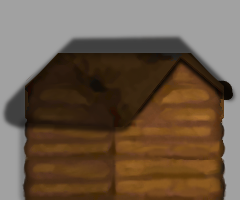
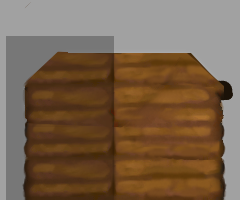
Layered file, before and after one edit (240 × 200). Changes by layer:
renamed "despeckled_3_chimney" to "dark-Kopie", showed it, opacity 100% → 26%, blend normal → multiply, painted on it over box(6, 5, 119, 200)
renamed "dirt" to "Sichtbar-Kopie#6", showed it, opacity 11% → 100%, blend soft light → normal, painted on it over box(1, 2, 238, 200)
removed layer "roof_shadow" (was multiply, 60%) over box(1, 33, 238, 138)
removed layer "dark" (was multiply, 26%) over box(15, 113, 119, 200)
removed layer "Sichtbar-Kopie#3" over box(124, 57, 225, 135)
renamed "chimney_light" to "Sichtbar-Kopie#5", showed it, blend soft light → normal, moved it above "Sichtbar-Kopie#2", painted on it over box(21, 2, 225, 127)
painted on "stuff-nodoor-Kopie" over box(213, 87, 224, 119)
